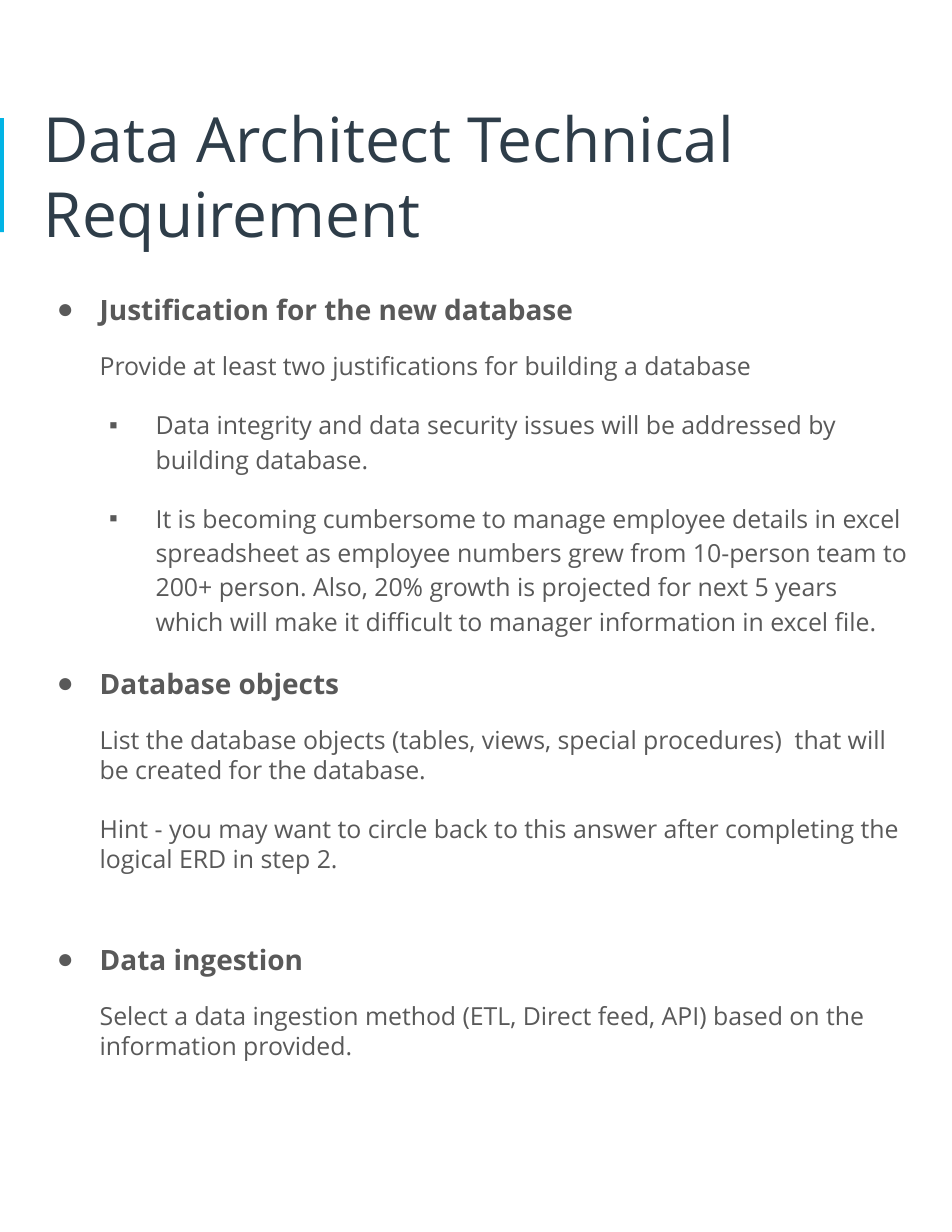
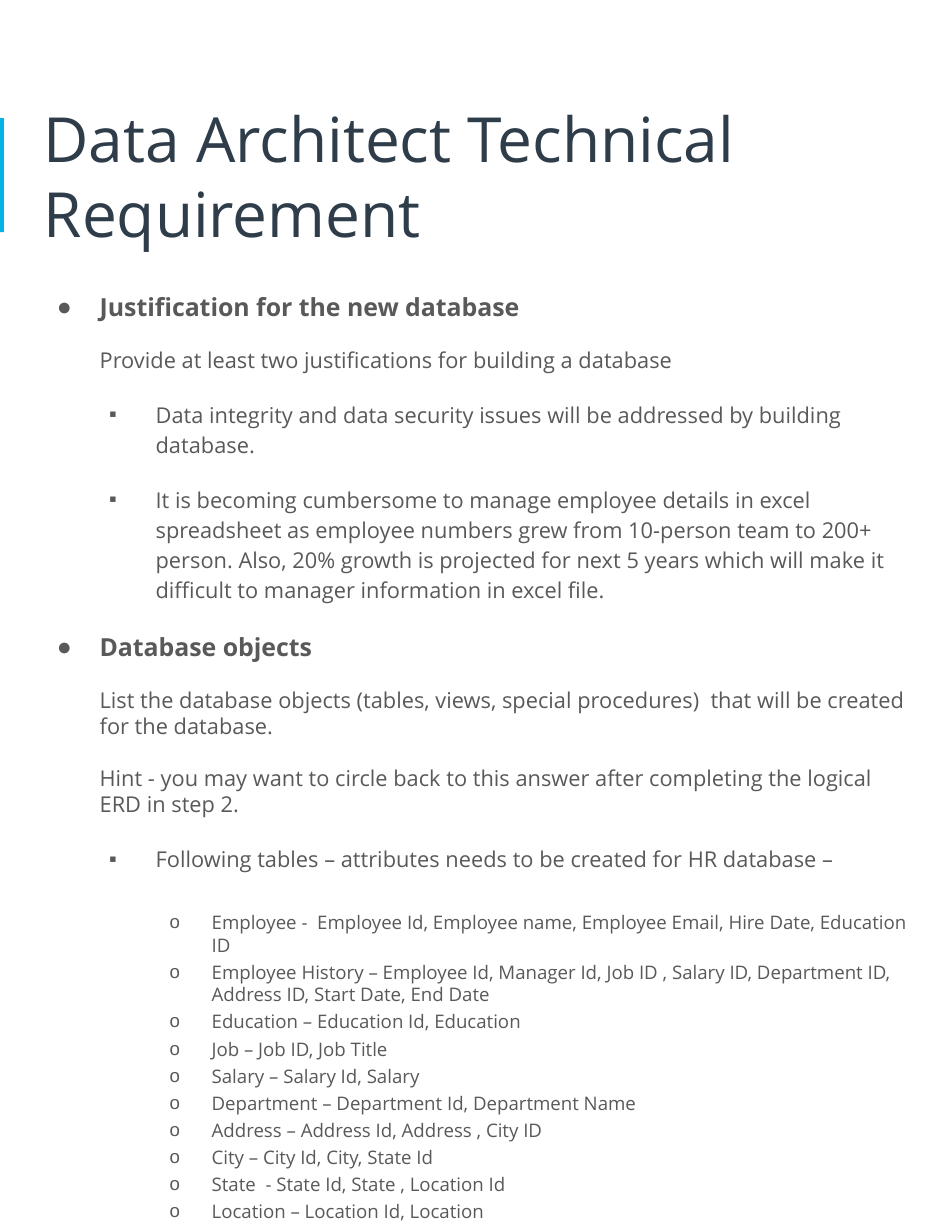
Before and after one commit to arpitsharma9/da-ud-design_hr_db, a slide deck: slide 7 of HR_Dataset_Assignment.pptx. Drawn at 952x1232 pixels with LibreOffice and Linux fonts; fonts in the diff are those of the drawing. Boxes give left, top, right and bottom in pixels: in the first picture for what was removed or moved away, otherwise in the second. Text is boxed around its words. In the diff, an @@ line names an element or a change of style, - is before the commit and + after.

```diff
--- a/HR_Dataset_Assignment.pptx
+++ b/HR_Dataset_Assignment.pptx
@@ text at bbox=[100, 297, 903, 817]: size 18 to 16 pt in "Justification for the new database", "Database objects"; size 16 to 14 pt in "Provide at least two justifications for building ...", "Data integrity and data security issues will ...", "It is becoming cumbersome to manage employee ...", "List the database objects (tables, views, special ..." and 1 more places @@
@@ text at bbox=[156, 850, 906, 1221]: text changed; size 16 to 12 pt @@
-● Data ingestion
-Select a data ingestion method (ETL, Direct feed, API) based on the information provided.
+  ▪ Following tables – attributes needs to be created for HR database –
+    o Employee - Employee Id, Employee name, Employee Email, Hire Date, Education ID
+    o Employee History – Employee Id, Manager Id, Job ID , Salary ID, Department ID, Address ID, Start Date, End Date
+    o Education – Education Id, Education
+    o Job – Job ID, Job Title
+    o Salary – Salary Id, Salary
+    o Department – Department Id, Department Name
+    o Address – Address Id, Address , City ID
+    o City – City Id, City, State Id
+    o State - State Id, State , Location Id
+    o Location – Location Id, Location
```
Also in this commit, not shown: 5 other slides changed, 2 slides added.
